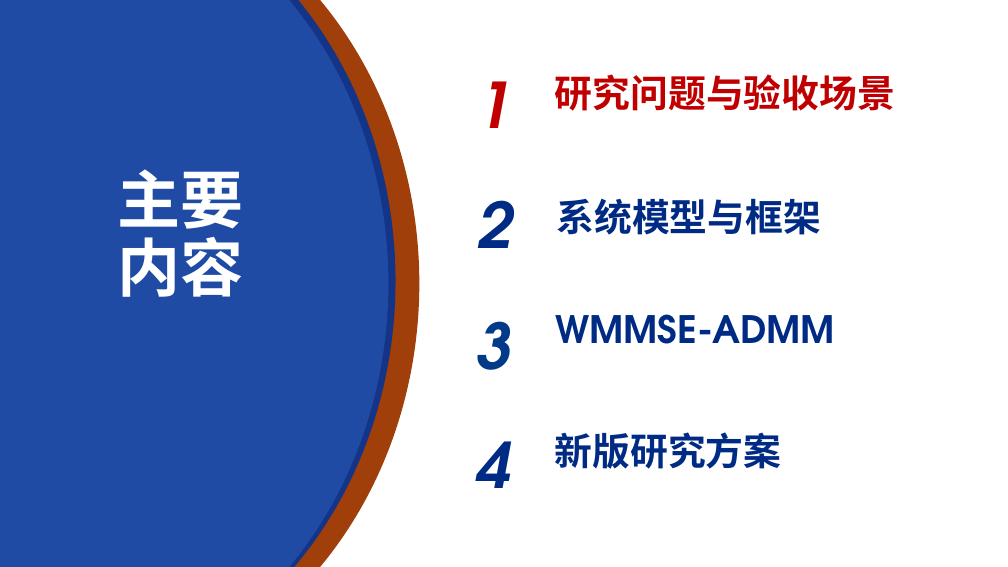
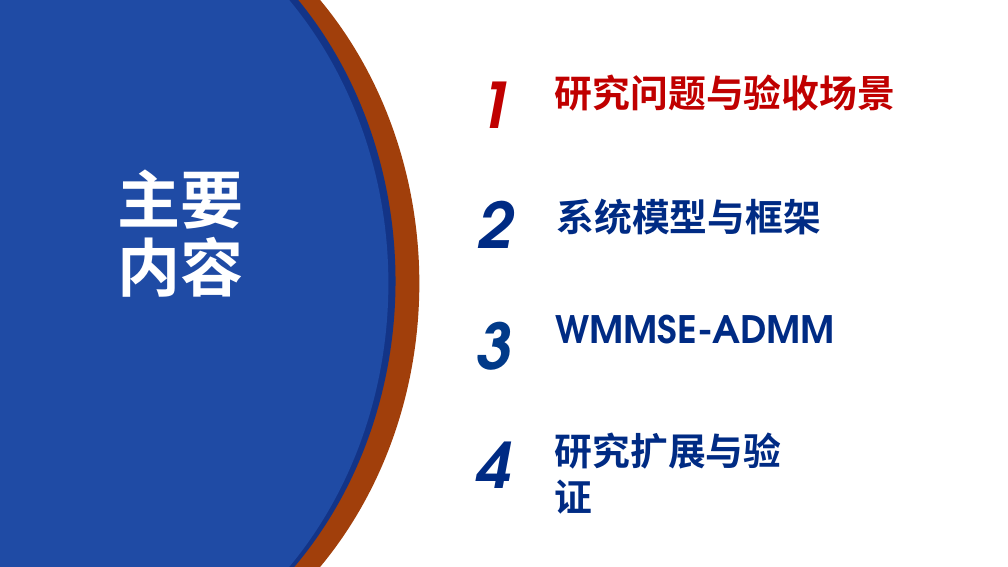
Before and after one commit to soysoybean0924-hash/CF-MultiTRP-Optimization, a slide deck: slide 2 of docs/research_ppt_20261020/CHASI_研究汇报_研究计划表达_20261020.pptx. Drawn at 1008x567 pixels with LibreOffice and Linux fonts; fonts in the diff are those of the drawing; background and template pictures are left out. Boxes give left, top, right and bottom in pixels: in the first picture for what was removed or moved away, otherwise in the second. Text is boxed around its words. In the diff, an @@ line names an element or a change of style, - is before the commit and + after.

```diff
--- a/docs/research_ppt_20261020/CHASI_研究汇报_研究计划表达_20261020.pptx
+++ b/docs/research_ppt_20261020/CHASI_研究汇报_研究计划表达_20261020.pptx
@@ text at <box>555,432,782,514</box>: text changed @@
-新版研究方案
+研究扩展与验证
```
Also in this commit, not shown: 2 slides added, 3 slides removed.
